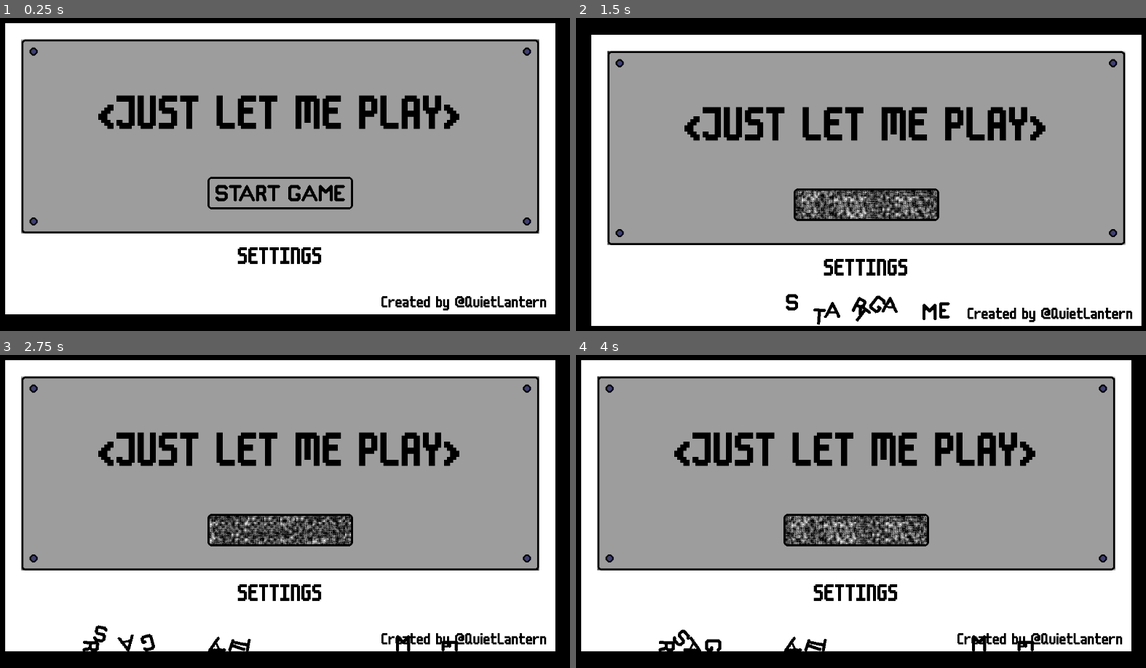
Above: before the commit, frames 1-4 (two rows, left to right).
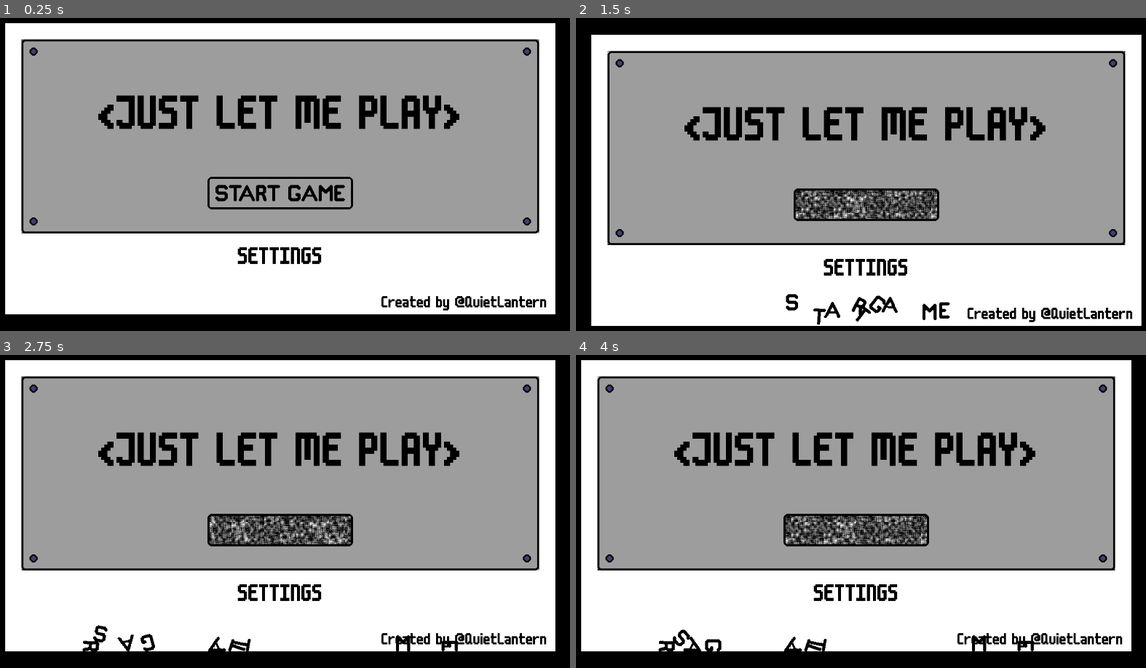
Above: after the commit, the same moments.

Repository: conor-wilson/secret-sapphire
Game: Godot game, scene res://scenes/main.tscn
Two runs of this game, one before a commit and one after it. Both use one fixed random seed, a clock stepped at 60 frames per second and the inputs below.
Inputs (mouse positions are in pixels of both pictures, inside the frame that each line leads up to):
- Up to frame 1 (0.25 s): no input
- Up to frame 2 (1.5 s): tap Enter at 0.5 s; move the mouse to (855, 193) at 0.52 s; click (855, 193) at 0.6 s; move the mouse to (741, 187) at 1.27 s; click (741, 187) at 1.35 s
- Up to frame 3 (2.75 s): move the mouse to (336, 436) at 2.02 s; click (336, 436) at 2.1 s
- Up to frame 4 (4 s): move the mouse to (826, 574) at 2.77 s; click (826, 574) at 2.85 s; move the mouse to (1032, 558) at 3.52 s; click (1032, 558) at 3.6 s

The runs differ from the first frame. In frame 1, less than 0.1% of the frame differs, in the area x 3-95%, y 6-69%; in frame 2, 1.3%, in the area x 5-97%, y 10-73%; in frame 3, 1.3%; in frame 4, 1.3%.

Commit message:
Added cursor manager

Diff:
--- /dev/null
+++ b/let-me-play/scenes/cursor_manager.gd
@@ -0,0 +1,12 @@
+extends Node
+
+const CURSOR = preload("res://assets/art/Cursor.png")
+
+# Called when the node enters the scene tree for the first time.
+func _ready() -> void:
+	Input.set_custom_mouse_cursor(CURSOR)
+
+
+# Called every frame. 'delta' is the elapsed time since the previous frame.
+func _process(delta: float) -> void:
+	pass
--- /dev/null
+++ b/let-me-play/scenes/cursor_manager.tscn
@@ -0,0 +1,6 @@
+[gd_scene load_steps=2 format=3 uid="uid://cpn7qml6weepp"]
+
+[ext_resource type="Script" path="res://scenes/cursor_manager.gd" id="1_be5er"]
+
+[node name="CursorManager" type="Node"]
+script = ExtResource("1_be5er")
--- a/let-me-play/scenes/main.gd
+++ b/let-me-play/scenes/main.gd
@@ -5,6 +5,7 @@
 
 func _ready() -> void:
 	$Cameras/MainMenuCamera.make_current()
+
 
 # Called every frame. 'delta' is the elapsed time since the previous frame.
 func _process(delta: float) -> void:
--- a/let-me-play/scenes/main.tscn
+++ b/let-me-play/scenes/main.tscn
@@ -1,8 +1,9 @@
-[gd_scene load_steps=4 format=3 uid="uid://drpjvxm3qjcl7"]
+[gd_scene load_steps=5 format=3 uid="uid://drpjvxm3qjcl7"]
 
 [ext_resource type="Script" path="res://scenes/main.gd" id="1_lvo15"]
 [ext_resource type="PackedScene" uid="uid://5ctllddc4obb" path="res://scenes/main_menu.tscn" id="1_mw4j5"]
 [ext_resource type="PackedScene" uid="uid://cfjp23jay1xyw" path="res://scenes/settings_menu.tscn" id="3_vdc1c"]
+[ext_resource type="PackedScene" uid="uid://cpn7qml6weepp" path="res://scenes/cursor_manager.tscn" id="4_2brcq"]
 
 [node name="Main" type="Node"]
 script = ExtResource("1_lvo15")
@@ -30,6 +31,8 @@
 [node name="WhatWasThat2" type="Marker2D" parent="DialogueMarkers"]
 position = Vector2(2021, 392)
 
+[node name="CursorManager" parent="." instance=ExtResource("4_2brcq")]
+
 [connection signal="settings_pressed" from="Menus/MainMenu" to="." method="_on_main_menu_settings_pressed"]
 [connection signal="shake_screen" from="Menus/MainMenu" to="." method="_on_main_menu_shake_screen"]
 [connection signal="start_button_exploded" from="Menus/MainMenu" to="." method="_on_main_menu_start_button_exploded"]
Not shown, changed: aseprite/Cursor.aseprite
